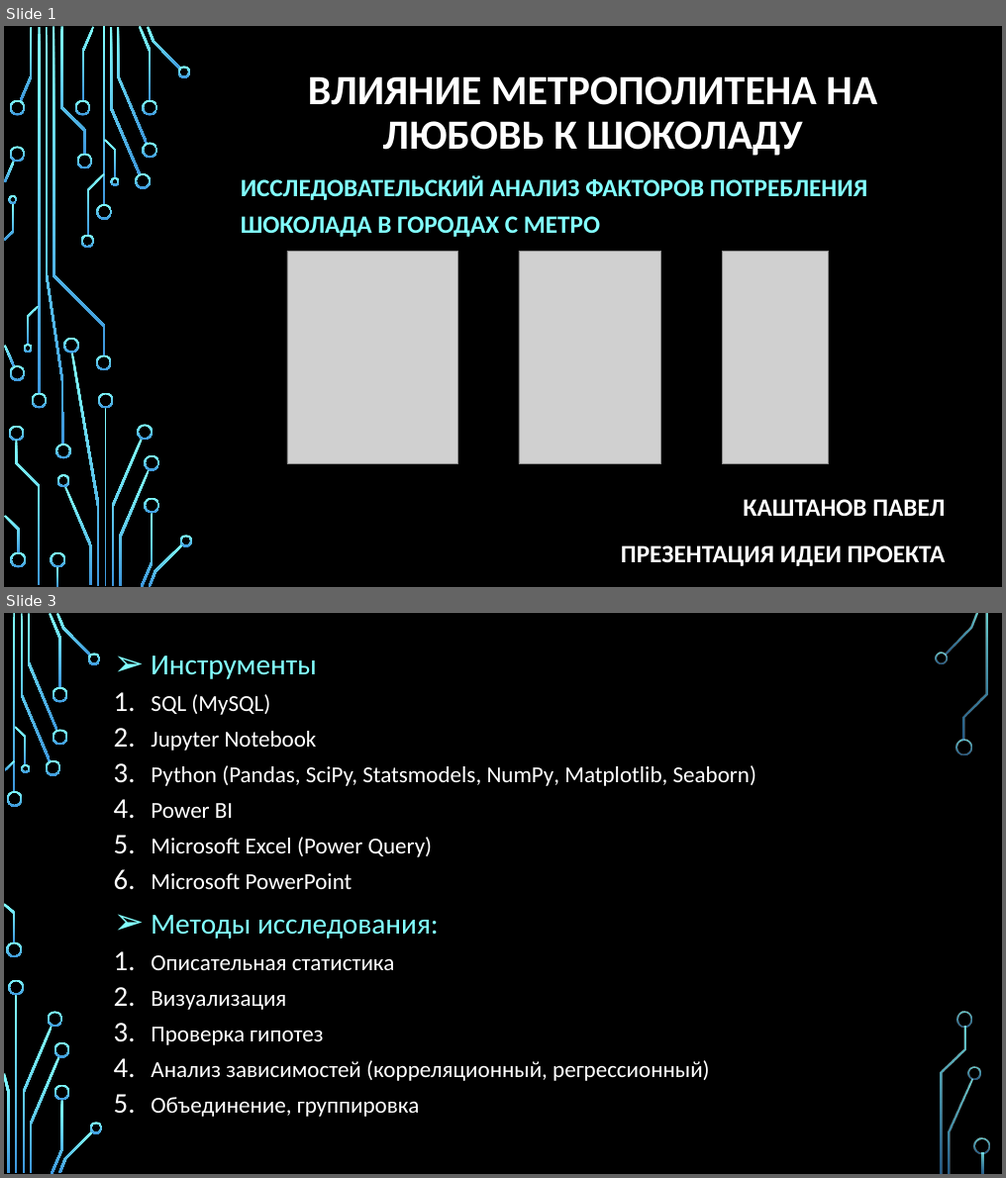
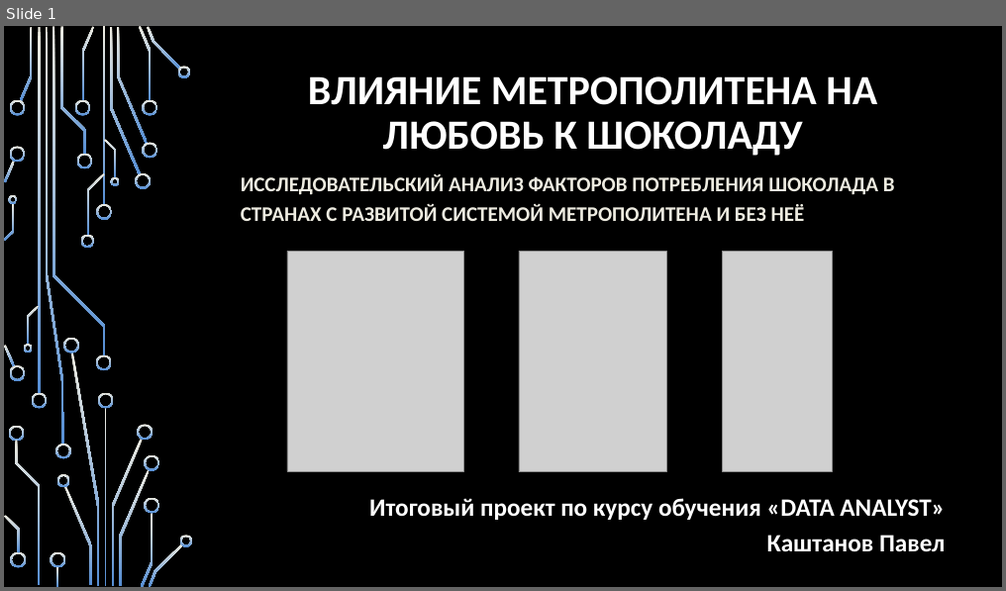
Before and after one commit to Paskored/Data-Analyst-Project_Kashtanov, a slide deck: Итоговая Презентация/Презентация 1.pptx. Shown one above the other, each under a label of ours: slides 1 and 3 before the commit, slide 1 after it; the slides between them are not shown. The pictures are 1006x1178 and 1006x591 pixels, drawn with LibreOffice and Linux fonts; fonts in the diff are those of the drawing; grey boxes stand for pictures; background and template pictures are left out. Boxes give left, top, right and bottom in pixels: in the first picture for what was removed or moved away, otherwise in the second. Text is boxed around its words. In the diff, an @@ line names an element or a change of style, - is before the commit and + after.

```diff
--- a/Итоговая Презентация/Презентация 1.pptx
+++ b/Итоговая Презентация/Презентация 1.pptx
@@ slide 3 removed at [4, 613, 1002, 1174], background picture (left out) @@
@@ text removed at [151, 656, 757, 1117] @@
-➢ Инструменты
-1. SQL (MySQL)
-2. Jupyter Notebook
-3. Python (Pandas, SciPy, Statsmodels, NumPy, Matplotlib, Seaborn)
-4. Power BI
-5. Microsoft Excel (Power Query)
-6. Microsoft PowerPoint
-➢ Методы исследования:
-1. Описательная статистика
-2. Визуализация
-3. Проверка гипотез
-4. Анализ зависимостей (корреляционный, регрессионный)
-5. Объединение, группировка
@@ group removed at [4, 613, 990, 1174]: 33 freeform shapes, 3 rectangles @@
@@ slide 1 changed as well @@
@@ fill gradient #82FFFF to #3D97DE to gradient #EEECE1 to #558ED5 in 54 elements at [96, 204, 112, 220], [96, 356, 112, 372], [38, 27, 40, 393], [31, 393, 47, 408], [20, 27, 33, 101], [110, 28, 141, 174], [135, 174, 151, 189], [117, 27, 148, 144], [139, 26, 152, 101], [142, 142, 157, 158], [142, 100, 157, 116], [147, 27, 181, 70], [177, 66, 191, 77], [82, 27, 94, 101], [75, 100, 91, 116], [76, 154, 92, 169], [64, 486, 92, 586], [57, 474, 70, 487], [9, 100, 25, 116], [4, 345, 15, 367], [9, 366, 25, 381], [4, 161, 15, 183], [9, 147, 25, 163], [60, 27, 86, 154], [9, 426, 24, 442], [15, 440, 40, 585], [50, 553, 65, 568], [56, 568, 58, 587], [10, 553, 26, 568], [4, 516, 20, 554], [87, 174, 104, 236], [81, 235, 94, 249], [53, 27, 105, 356], [104, 139, 116, 178], [110, 177, 119, 186], [27, 306, 40, 345], [24, 344, 33, 353], [5, 203, 14, 240], [9, 195, 18, 204], [104, 408, 107, 586], [112, 439, 143, 586], [98, 393, 114, 408], [71, 353, 100, 586], [63, 338, 79, 353], [138, 424, 152, 440], [119, 470, 150, 586], [141, 513, 152, 587], [144, 456, 159, 472], [144, 497, 159, 513], [149, 544, 183, 587], [180, 535, 193, 547], [46, 27, 64, 445], [55, 444, 70, 459], [103, 27, 105, 205] @@
@@ subtitle at [241, 174, 895, 221]: text changed; size 24 to 20 pt; text colour #82FFFF to #EEECE1 @@
-ИССЛЕДОВАТЕЛЬСКИЙ АНАЛИЗ ФАКТОРОВ ПОТРЕБЛЕНИЯ ШОКОЛАДА В ГОРОДАХ С МЕТРО
+ИССЛЕДОВАТЕЛЬСКИЙ АНАЛИЗ ФАКТОРОВ ПОТРЕБЛЕНИЯ ШОКОЛАДА В СТРАНАХ С РАЗВИТОЙ СИСТЕМОЙ МЕТРОПОЛИТЕНА И БЕЗ НЕЁ
@@ picture: place and size @@
-picture at [287, 252, 457, 465]
+picture at [287, 252, 463, 472]
@@ picture: place and size @@
-picture at [519, 252, 661, 465]
+picture at [519, 252, 666, 472]
@@ picture: place and size @@
-picture at [722, 252, 829, 465]
+picture at [722, 252, 832, 472]
@@ text at [369, 498, 944, 553]: text changed @@
-КАШТАНОВ ПАВЕЛ
-ПРЕЗЕНТАЦИЯ ИДЕИ ПРОЕКТА
+Итоговый проект по курсу обучения «DATA ANALYST»
+Каштанов Павел
```
Also in this commit, not shown: 2 other slides changed, 20 slides added, 1 other slide removed, 2 other files.
